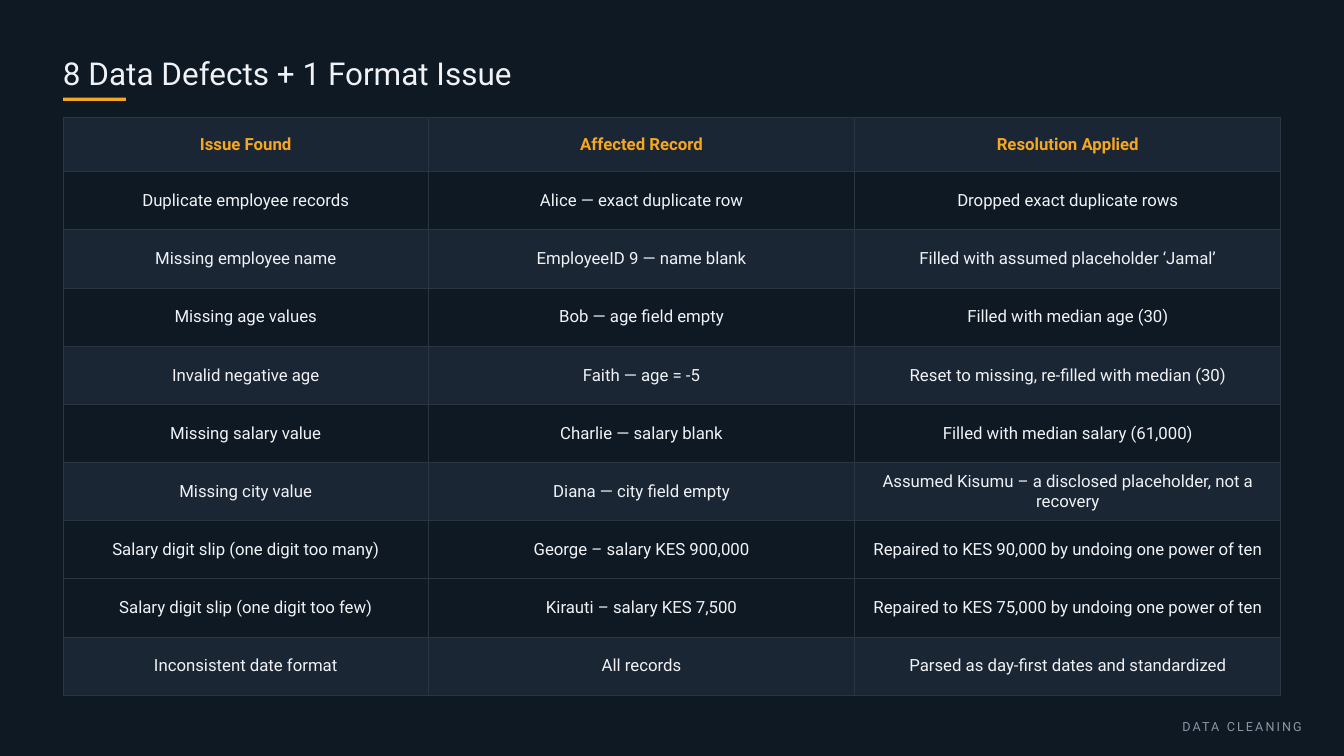
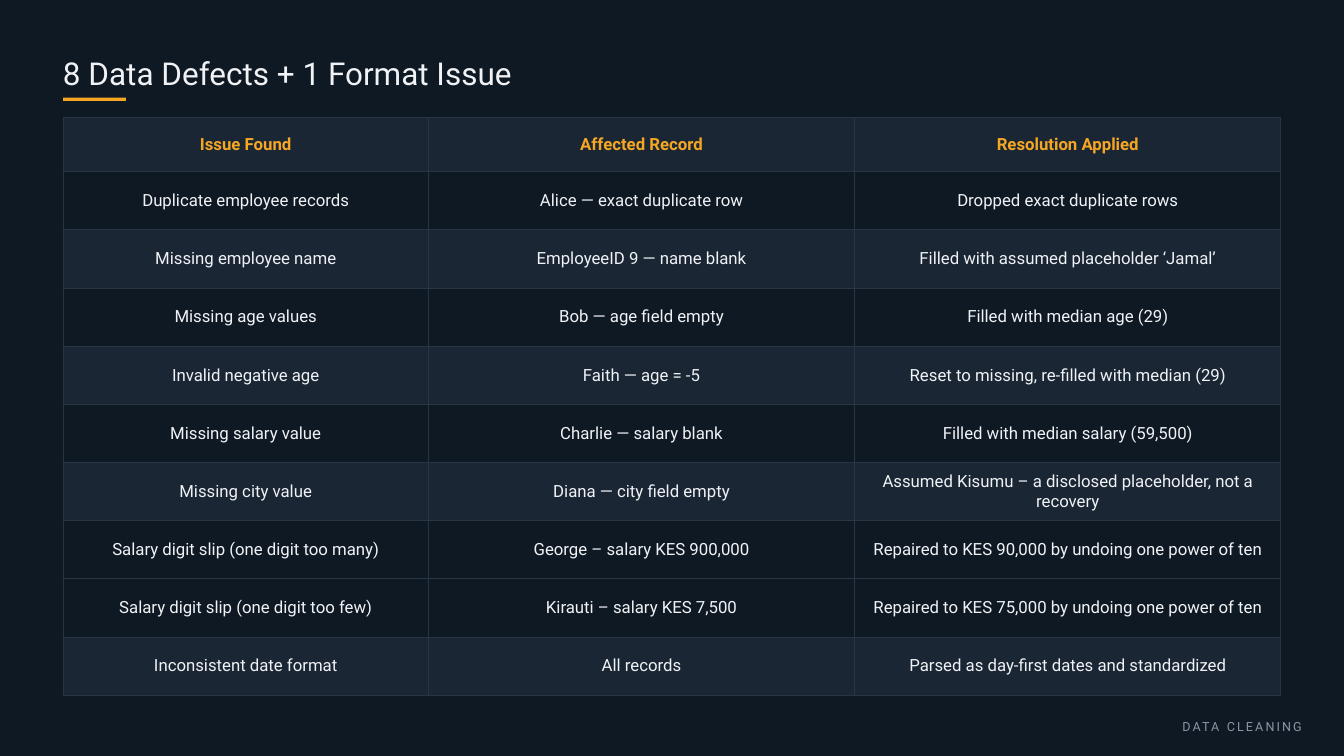
Before and after one commit to Riq-wq/employee-salary-headcount-dashboard, a slide deck: slide 6 of reports/Employee Salary & Headcount Dashboard.pptx. Drawn at 1344x756 pixels with LibreOffice and Linux fonts; fonts in the diff are those of the drawing. Boxes give left, top, right and bottom in pixels: in the first picture for what was removed or moved away, otherwise in the second. Text is boxed around its words. In the diff, an @@ line names an element or a change of style, - is before the commit and + after.

```diff
--- a/reports/Employee Salary & Headcount Dashboard.pptx
+++ b/reports/Employee Salary & Headcount Dashboard.pptx
@@ table at <box>63,117,1281,695</box> @@
-row 4, column 3: Filled with median age (30)
+row 4, column 3: Filled with median age (29)
-row 5, column 3: Reset to missing, re-filled with median (30)
+row 5, column 3: Reset to missing, re-filled with median (29)
-row 6, column 3: Filled with median salary (61,000)
+row 6, column 3: Filled with median salary (59,500)
```
Also in this commit, not shown: 7 other slides changed, 9 other files.
